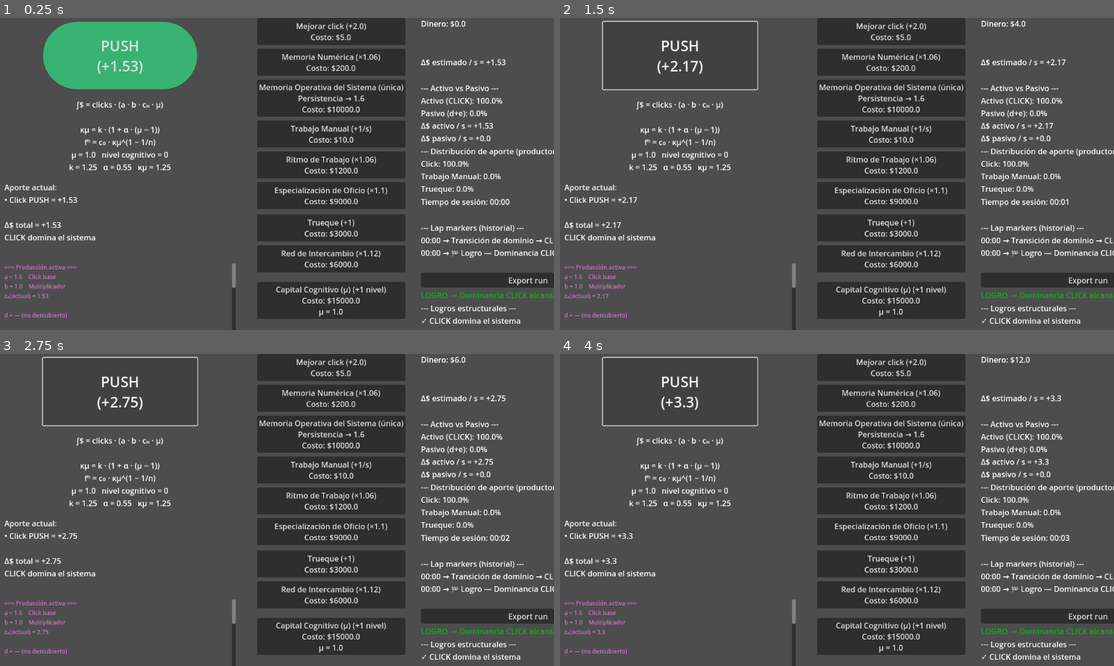
Above: before the commit, frames 1-4 (two rows, left to right).
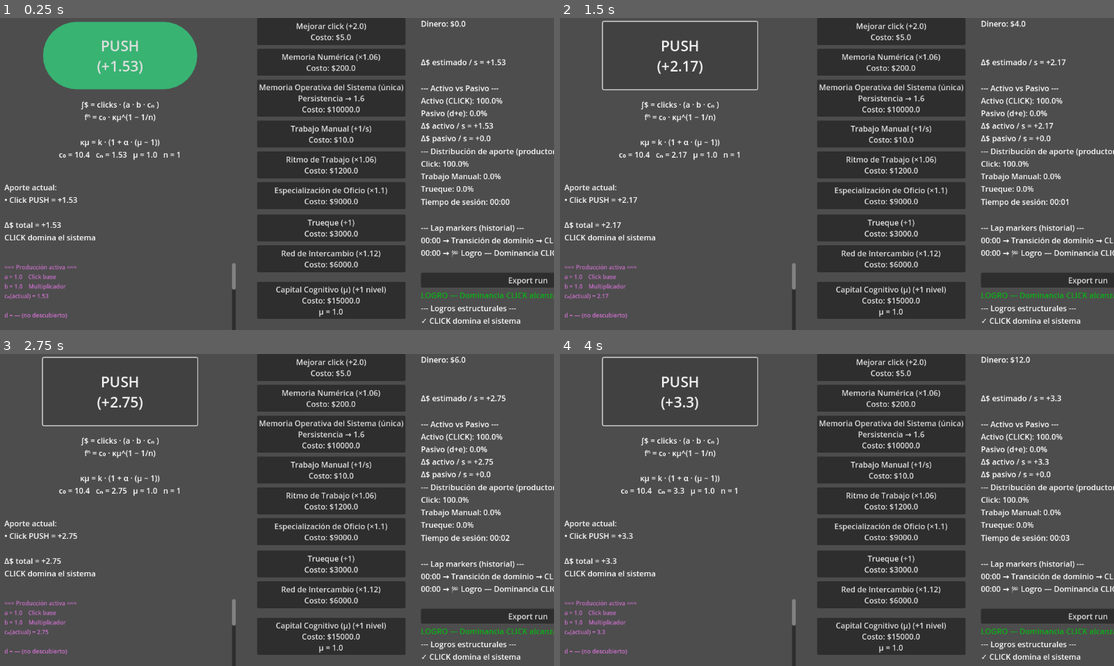
Above: after the commit, the same moments.

Repository: amurito/godot-idle-game
Game: Godot game, scene res://main.tscn
Two runs of this game, one before a commit and one after it. Both use one fixed random seed, a clock stepped at 60 frames per second and the inputs below.
Inputs:
- Up to frame 1 (0.25 s): no input
- Up to frame 2 (1.5 s): click "PUSH (+1.66)" at 0.5 s; click "PUSH (+2.04)" at 1.25 s
- Up to frame 3 (2.75 s): click "PUSH (+2.41)" at 2 s
- Up to frame 4 (4 s): click "PUSH (+2.75)" at 2.75 s; click "PUSH (+3.09)" at 3.5 s

The runs differ from the first frame. In frame 1, 0.9% of the frame differs, in the area x 10-43%, y 26-88%; in frame 2, 0.9%; in frame 3, 0.9%; in frame 4, 0.9%.

Commit message:
v0.7.1 — HUD cleanup (add c₀, single-line structural values)

Diff:
--- a/main.gd
+++ b/main.gd
@@ -199,7 +199,7 @@
 # =====================================================
 
 func build_formula_text() -> String:
-	var t := "∫$ = clicks · (a · b · cₙ · μ)"
+	var t := "∫$ = clicks · (a · b · cₙ )"
 
 	# --- d (Trabajo Manual)
 	if unlocked_d:
@@ -221,29 +221,19 @@
 		if unlocked_me:
 			t += " · me"
 
+	t += "\nfⁿ = c₀ · κμ^(1 − 1/n)"
 	t += "\n\nκμ = k · (1 + α · (μ − 1))"
-	t += "\nfⁿ = c₀ · κμ^(1 − 1/n)"
-
 
 	return t
 
-
+# formula con valores
 func build_formula_values() -> String:
-	var mu = float(snapped(cognitive_mu, 0.01))
-	var k = float(snapped(K_PERSISTENCE, 0.01))
-	var alpha := 0.55
-	var k_mu = float(snapped(get_k_eff(), 0.01))
-
-	var c0 = float(snapped(persistence_base, 0.01))
-	var fn = float(snapped(get_persistence_target(), 0.01))
+	var c0 := float(snapped(persistence_base, 0.01))
 	var cn = float(snapped(persistence_dynamic, 0.01))
-
-	var t := ""
-	t += "μ = %s   nivel cognitivo = %d\n" % [mu, cognitive_level]
-	t += "k = %s   α = %s   κμ = %s\n" % [k, alpha, k_mu]
-	t += "c₀ = %s   fⁿ = 56t%s   cₙ = %s" % [c0, fn, cn]
-
-	return t
+	var mu = float(snapped(get_mu_structural_factor(), 0.01))
+	var n := structural_upgrades
+
+	return "c₀ = %s   cₙ = %s   μ = %s   n = %d" % [c0, cn, mu, n]
 
 
 func build_marginal_contribution() -> String:
@@ -294,27 +284,22 @@
 		hud += "me = — (estructura latente)\n"
 
 
-	# ===== CAPITAL COGNITIVO =====
-	hud += "\n--- Capital Cognitivo ---\n"
-	hud += "μ = %s\n" % snapped(get_mu_structural_factor(), 0.01)
-	hud += "Nivel cognitivo = %d\n" % cognitive_level
-
-	# ===== MODELO ESTRUCTURAL (teórico) =====
+	# ===== HUD ROSA(modelo) =====
 	var m = update_structural_hud_model_block()
 
 	var k_eff = m.k_eff
 
-	hud += "\nκμ = k · (1 + α · (μ − 1))\n"
-	hud += "fⁿ = c₀ · κμ^(1 − 1/n)\n"
-
+	hud += "\n--- MODELO ESTRUCTURAL ---\n"
 	hud += "\nμ = %s\n" % snapped(get_mu_structural_factor(), 0.01)
 	hud += "k = %s\n" % snapped(K_PERSISTENCE, 0.01)
 	hud += "α = %s\n" % ALPHA_KAPPA
 	hud += "κμ = %s\n" % snapped(k_eff, 0.01)
 	hud += "n = %d\n" % int(m.n)
 
-	hud += "\n--- MODELO ESTRUCTURAL (teórico) ---\n"
-	hud += "fⁿ = %s\n" % snapped(m.f_n, 0.01)
+	hud += "\n--- Capital Cognitivo ---\n"
+	hud += "μ = %s\n" % snapped(get_mu_structural_factor(), 0.01)
+	hud += "Nivel cognitivo = %d\n" % cognitive_level
+	hud += "\n--- Modelo estructural ---\n"
 	hud += "cₙ(modelo) = %s\n" % snapped(m.c_n_model, 0.01)
 	hud += "ε(modelo) = %s\n" % snapped(m.eps_model, 0.001)
 
--- /dev/null
+++ b/runs/run_08-01-2026_10-27.csv
@@ -0,0 +1,2 @@
+fecha;hora;tiempo_sesion;delta_total;dominio
+08/01/2026;10:27;Tiempo de sesión: 06:54;Δ$ estimado / s = +95.42;CLICK domina el sistema
--- /dev/null
+++ b/runs/run_08-01-2026_10-27.json
@@ -0,0 +1,12 @@
+{
+	"activo_vs_pasivo": "--- Activo vs Pasivo ---\nActivo (CLICK): 60.1%\nPasivo (d+e): 39.9%\nΔ$ activo / s = +57.32\nΔ$ pasivo / s = +38.1",
+	"delta_total_s": "Δ$ estimado / s = +95.42",
+	"distribucion_aporte": "--- Distribución de aporte (productores) ---\nClick: 60.1%\nTrabajo Manual: 16.1%\nTrueque: 23.8%",
+	"dominio": "CLICK domina el sistema",
+	"fecha": "08/01/2026",
+	"hora": "10:27",
+	"lap_markers": "--- Lap markers (historial) ---\n00:38 → Desbloqueado md (Ritmo de Trabajo)\n00:51 → Especialización de Oficio → x1.1\n00:56 → Desbloqueado e (Trueque)\n00:56 → Desbloqueado e (Trueque)\n01:05 → Desbloqueado me (Red de Intercambio)\n01:05 → 🏁 Logro — Árbol productivo completo\n01:06 → Desbloqueado e (Trueque)\n01:43 → Upgrade estructural → Capital Cognitivo (μ ↑ nivel 1)\n01:59 → Upgrade estructural → Capital Cognitivo (μ ↑ nivel 2)\n02:21 → Upgrade estructural → Capital Cognitivo (μ ↑ nivel 3)\n06:12 → Upgrade estructural → Capital Cognitivo (μ ↑ nivel 4)\n06:19 → Upgrade estructural → Persistencia (baseline elevado)\n",
+	"produccion_jugador": "=== Producción activa ===\na = 16.0    Click base\nb = 1.5    Multiplicador\ncₙ(actual) = 2.11\n\nd = 11.0/s    Trabajo Manual\nmd = 1.12    Ritmo de Trabajo\nso = 1.1    Especialización de Oficio\n\ne = 18.0/s    Trueque corregido\nme = 1.12    Red de intercambio\n\n--- Capital Cognitivo ---\nμ = 1.13\nNivel cognitivo = 4\n\nκμ = k · (1 + α · (μ − 1))\nfⁿ = c₀ · κμ^(1 − 1/n)\n\nμ = 1.13\nk = 1.25\nα = 0.55\nκμ = 1.34\nn = 20\n\n--- MODELO ESTRUCTURAL (teórico) ---\nfⁿ = 2.11\ncₙ(modelo) = 2.11\nε(modelo) = 0.0\n",
+	"tiempo_sesion": "Tiempo de sesión: 06:54",
+	"version": "0.7"
+}
Not shown, added: runs/run_08-01-2026_10-27.csv.import
